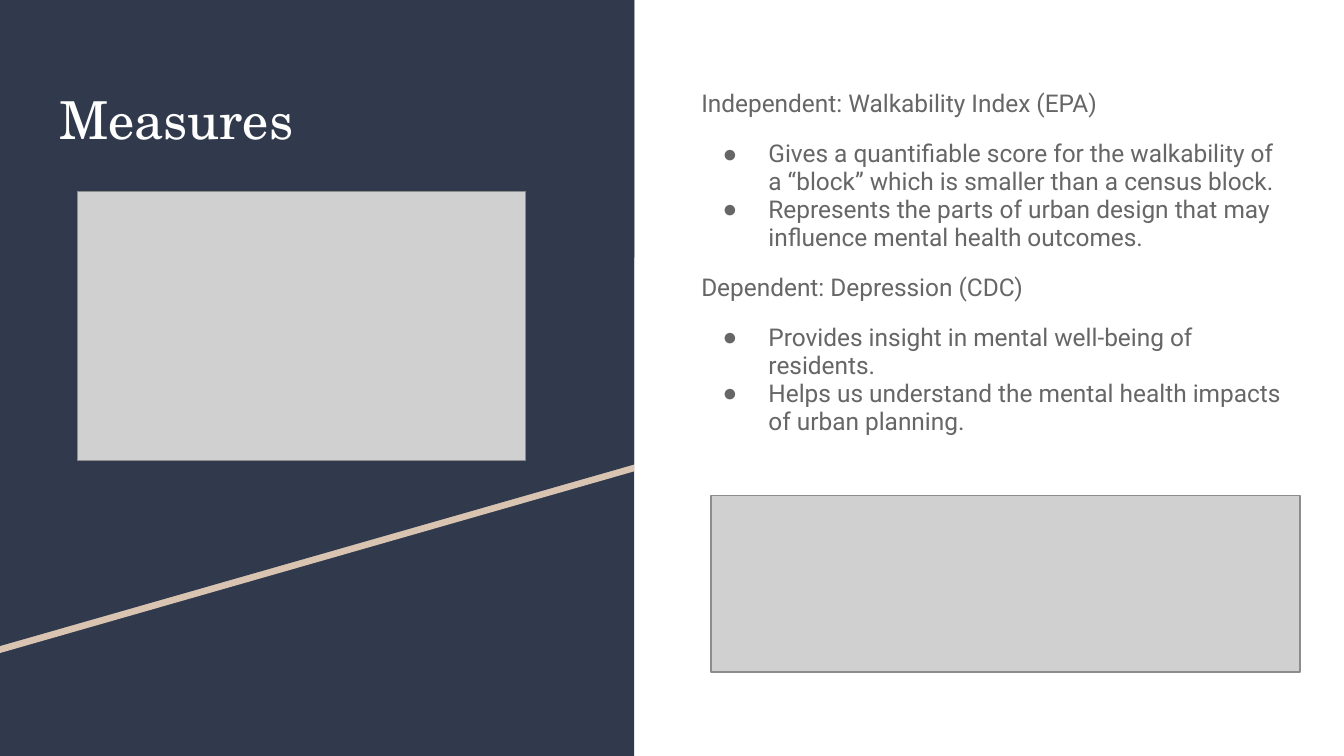
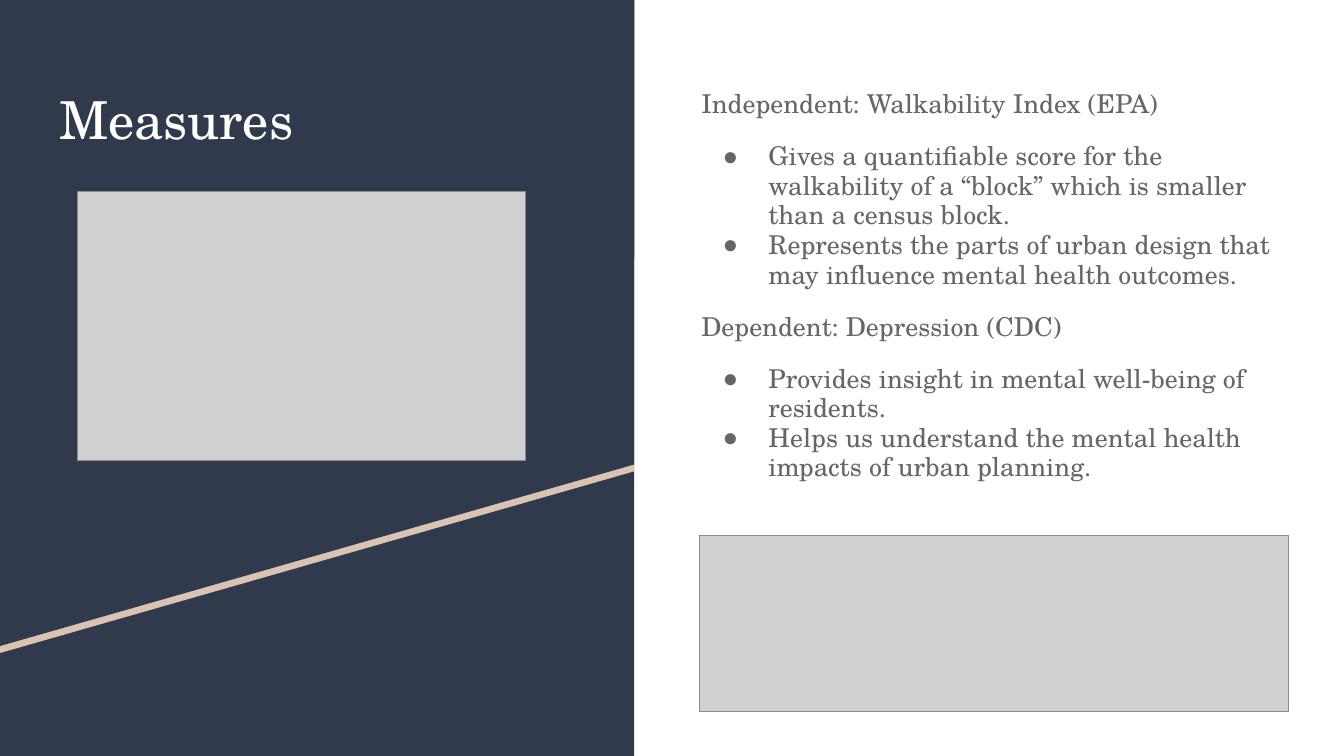
Before and after one commit to bheshtashahim/Shahim_EPPS6356FinalProject, a slide deck: slide 4 of EPPS 6356 Final Presentation.pptx. Drawn at 1344x756 pixels with LibreOffice and Linux fonts; fonts in the diff are those of the drawing; grey boxes stand for pictures. Boxes give left, top, right and bottom in pixels: in the first picture for what was removed or moved away, otherwise in the second. Text is boxed around its words. In the diff, an @@ line names an element or a change of style, - is before the commit and + after.

```diff
--- a/EPPS 6356 Final Presentation.pptx
+++ b/EPPS 6356 Final Presentation.pptx
@@ text "Independent: Walkability Index (EPA)" at (701,94,1270,481): size 13.1 to 13.9 pt, font Roboto to TeX Gyre Schola @@
@@ picture: place and size @@
-picture at (711,496,1300,672)
+picture at (699,535,1288,711)
```
Also in this commit, not shown: 2 other slides changed.
